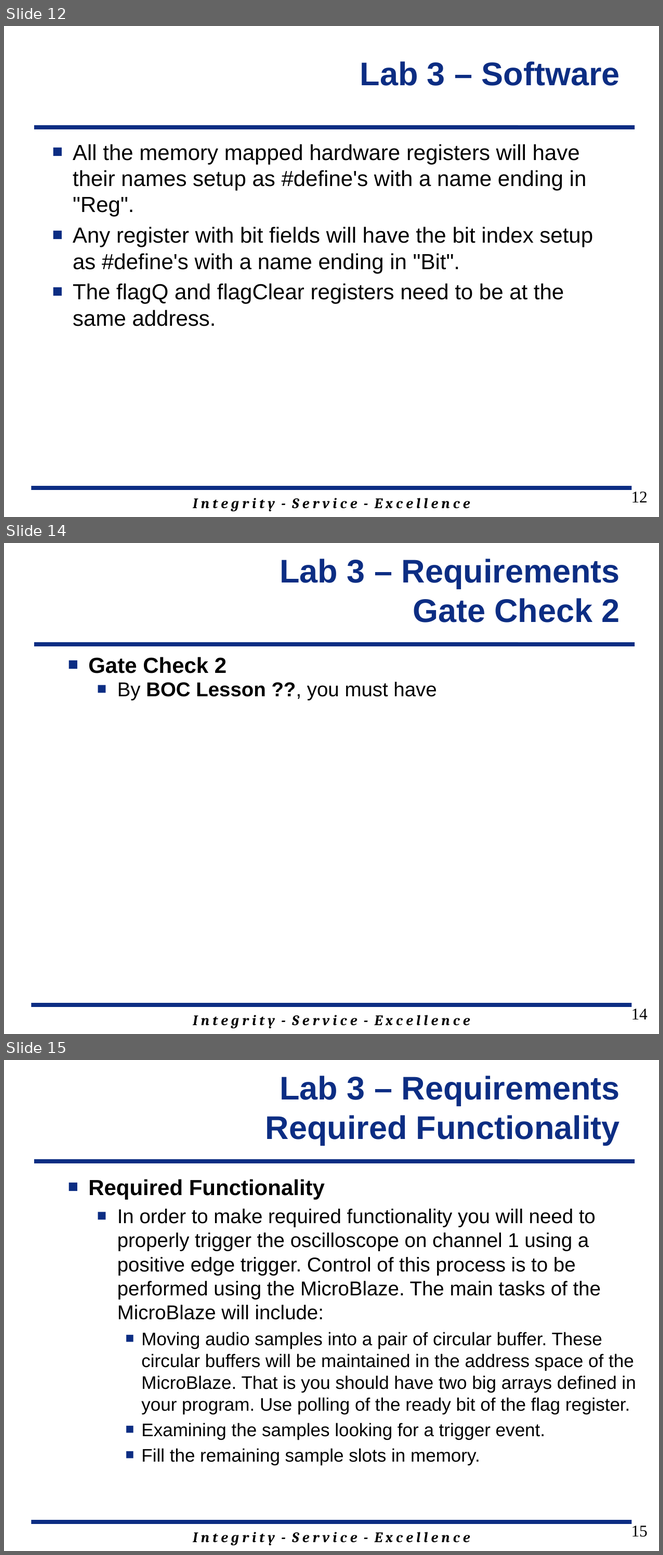
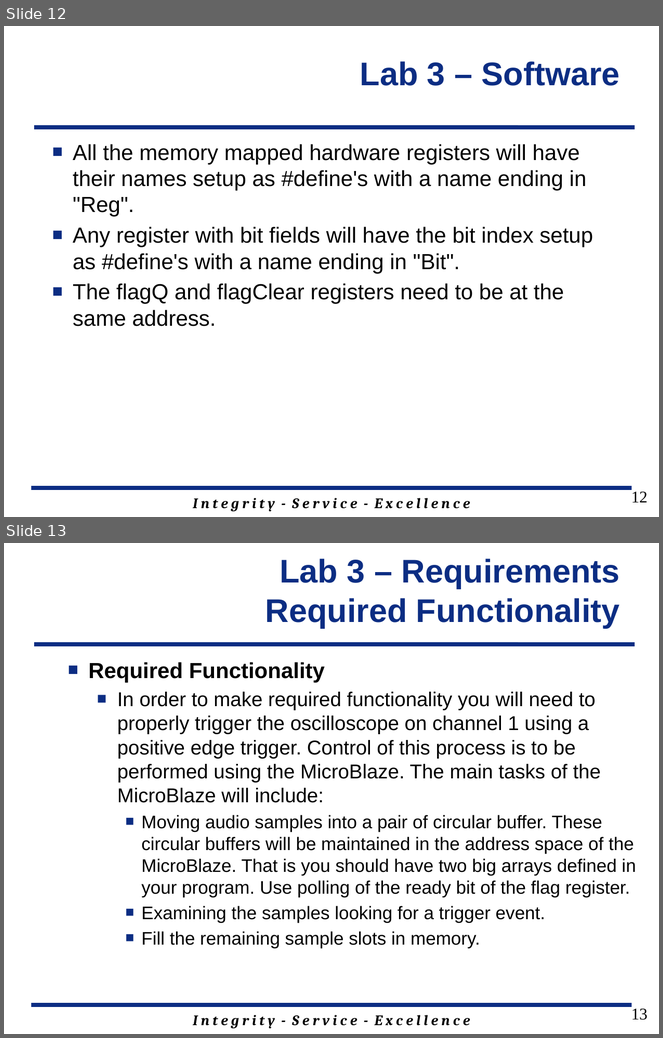
Before and after one commit to jfalkinburg/ECE383_web, a slide deck: lab/lab3/ECE_383_Lab3.pptx. Shown one above the other, each under a label of ours: slides 12, 14 and 15 before the commit, slides 12 and 13 after it; the slides between them are not shown. The pictures are 663x1555 and 663x1038 pixels, drawn with LibreOffice and Linux fonts; fonts in the diff are those of the drawing; background and template pictures are left out. Boxes give left, top, right and bottom in pixels: in the first picture for what was removed or moved away, otherwise in the second. Text is boxed around its words. In the diff, an @@ line names an element or a change of style, - is before the commit and + after.

```diff
--- a/lab/lab3/ECE_383_Lab3.pptx
+++ b/lab/lab3/ECE_383_Lab3.pptx
@@ slide 14 removed at (x1=4, y1=543, x2=659, y2=1034), background #FFFFFF; not listed: 3 template elements that a slide beside it also shows @@
@@ title removed at (x1=280, y1=559, x2=620, y2=623) @@
-Lab 3 – Requirements
-Gate Check 2
@@ text removed at (x1=88, y1=657, x2=437, y2=701) @@
-■ Gate Check 2
-  ■ By BOC Lesson ??, you must have
@@ page number removed at (x1=632, y1=1007, x2=648, y2=1020) @@
-14
@@ what was slide 15 is now slide 13 @@
@@ page number at (x1=632, y1=1007, x2=648, y2=1020): text changed @@
-15
+13
```
Also in this commit, not shown: 2 slides changed, 1 other slide removed.
